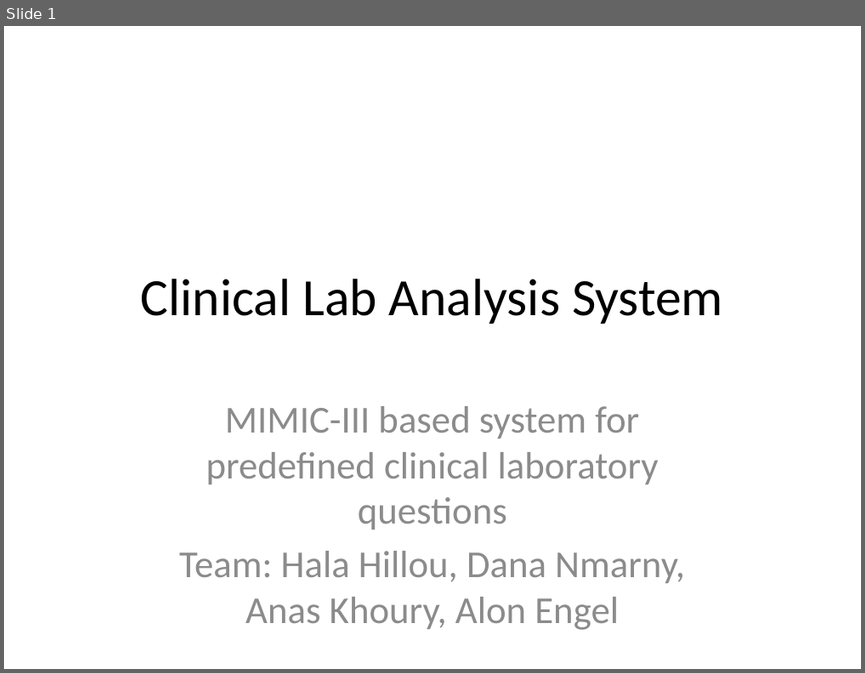
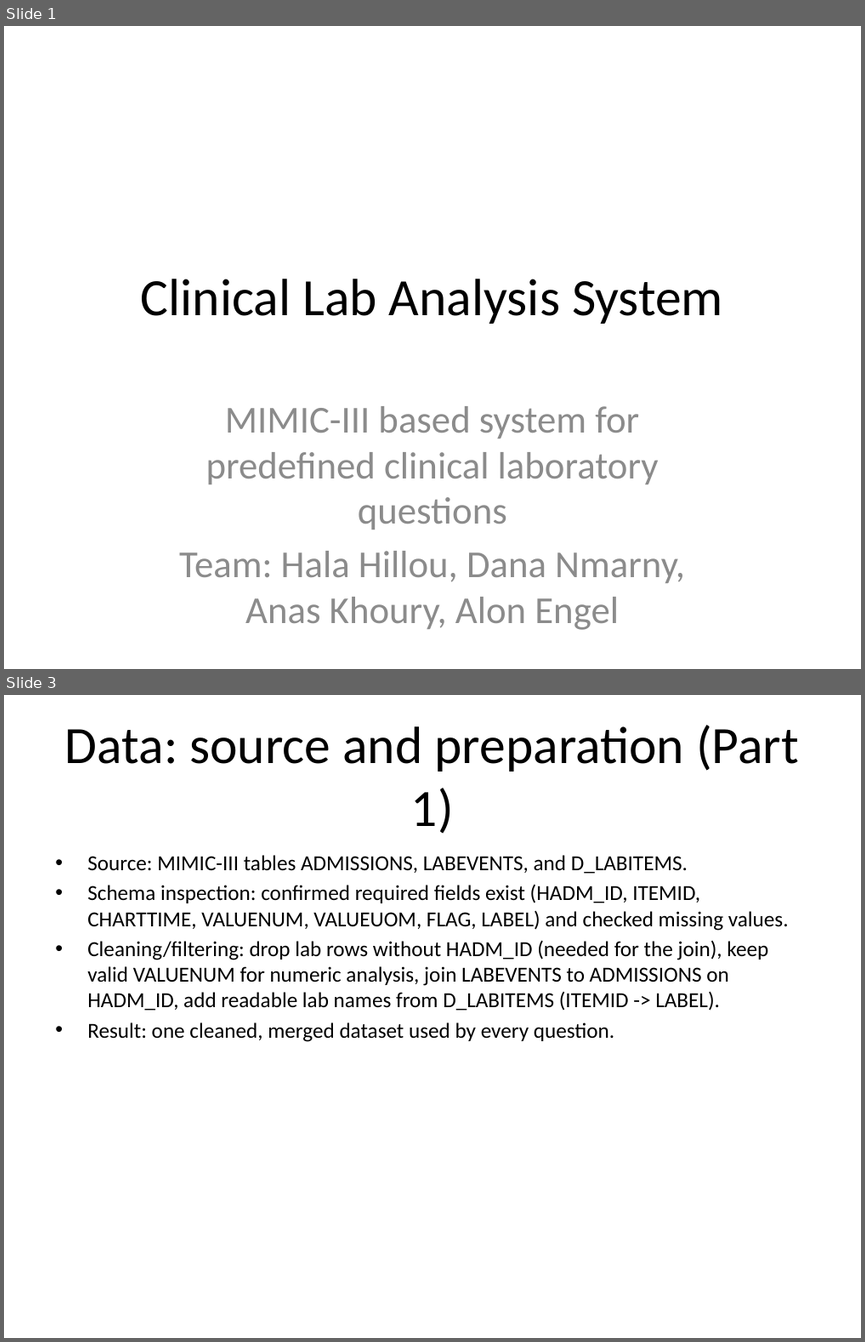
Before and after one commit to alonengel/seminar-project, a slide deck: docs/Clinical_Lab_Analysis_System.pptx. Shown one above the other, each under a label of ours: slide 1 before the commit, slides 1 and 3 after it; the slides between them are not shown. The pictures are 865x673 and 865x1342 pixels, drawn with LibreOffice and Linux fonts; fonts in the diff are those of the drawing. Boxes give left, top, right and bottom in pixels: in the first picture for what was removed or moved away, otherwise in the second. Text is boxed around its words. In the diff, an @@ line names an element or a change of style, - is before the commit and + after.

Commit message:
Refresh presentation deck: 12 questions, LLM/code-gen, Part-1 data slide.
Regenerate the .pptx from SLIDES.md (now 14 slides), add a reproducible docs/build_pptx.py builder, and align with the Part 1 dataset document.

```diff
--- a/docs/Clinical_Lab_Analysis_System.pptx
+++ b/docs/Clinical_Lab_Analysis_System.pptx
@@ slide 3 added at bbox=[4, 695, 861, 1338], background #FFFFFF @@
@@ title added at bbox=[65, 725, 799, 834], 44 pt, text #000000 @@
+Data: source and preparation (Part 1)
@@ text added at bbox=[87, 855, 789, 1042], 18 pt, text #000000 @@
+• Source: MIMIC-III tables ADMISSIONS, LABEVENTS, and D_LABITEMS.
+• Schema inspection: confirmed required fields exist (HADM_ID, ITEMID, CHARTTIME, VALUENUM, VALUEUOM, FLAG, LABEL) and checked missing values.
+• Cleaning/filtering: drop lab rows without HADM_ID (needed for the join), keep valid VALUENUM for numeric analysis, join LABEVENTS to ADMISSIONS on HADM_ID, add readable lab names from D_LABITEMS (ITEMID -> LABEL).
+• Result: one cleaned, merged dataset used by every question.
```
Also in this commit, not shown: 11 slides changed, 1 other slide added, 4 other files.
